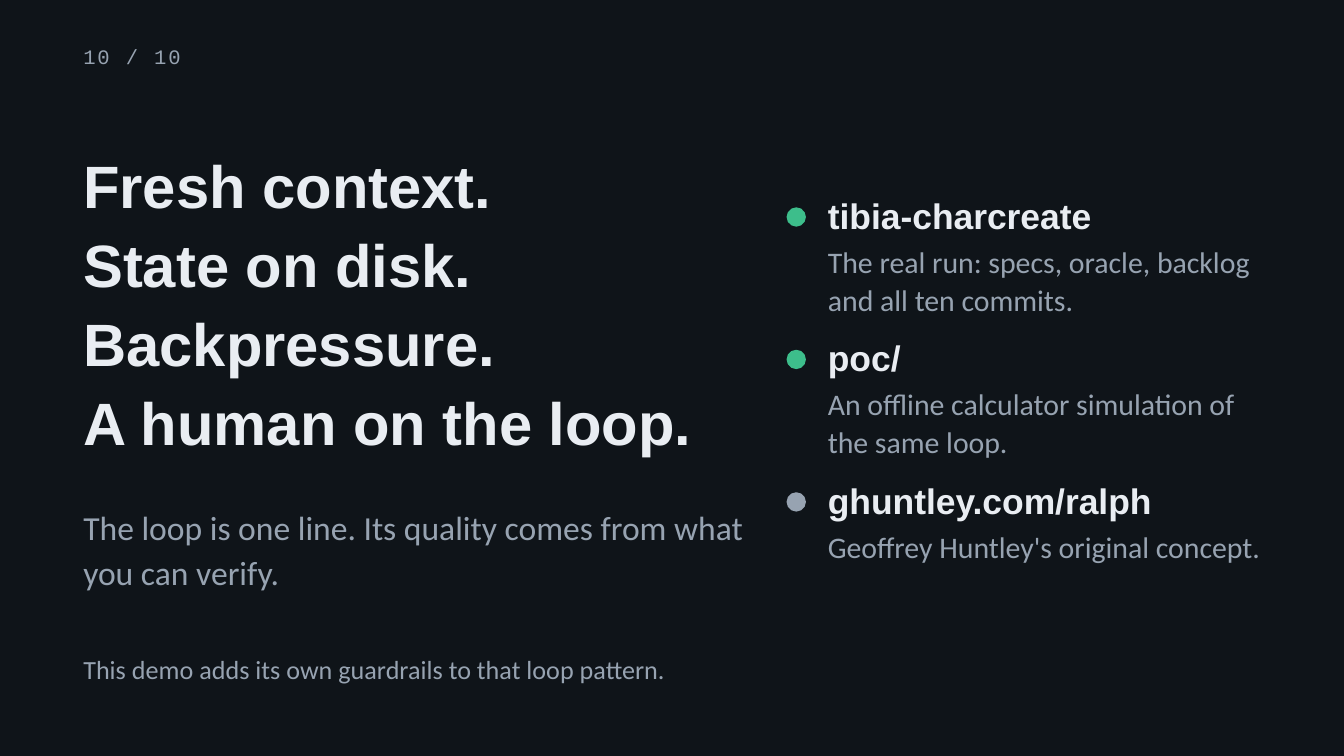
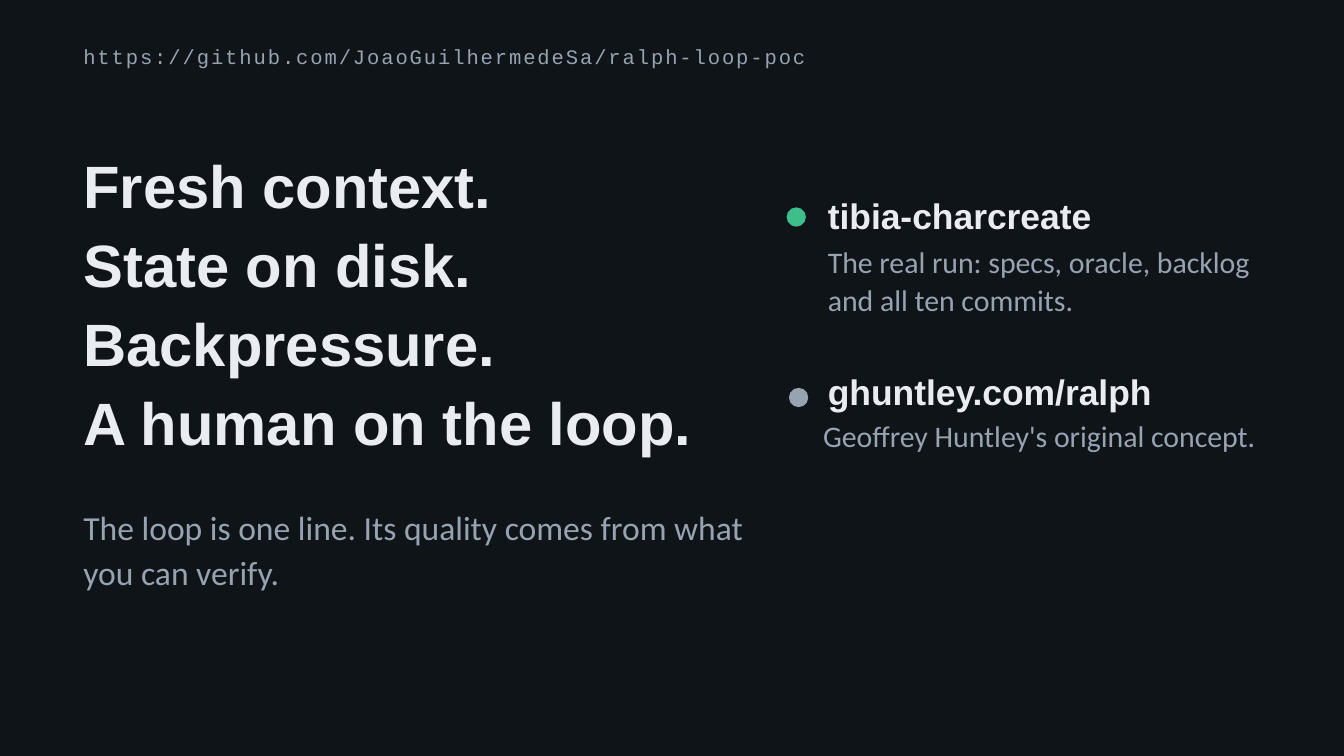
Before and after one commit to JoaoGuilhermedeSa/ralph-loop-poc, a slide deck: slide 10 of deck.pptx. Drawn at 1344x756 pixels with LibreOffice and Linux fonts; fonts in the diff are those of the drawing. Boxes give left, top, right and bottom in pixels: in the first picture for what was removed or moved away, otherwise in the second. Text is boxed around its words. In the diff, an @@ line names an element or a change of style, - is before the commit and + after.

```diff
--- a/deck.pptx
+++ b/deck.pptx
@@ text removed at <box>83,50,181,64</box> @@
-10 / 10
@@ text added at <box>83,49,805,68</box>, 11 pt, text #97A3B1 @@
+https://github.com/JoaoGuilhermedeSa/ralph-loop-poc
@@ ellipse removed at <box>788,351,805,368</box> @@
@@ text removed at <box>828,345,901,379</box> @@
-poc/
@@ ellipse: place and size @@
-ellipse at <box>788,493,805,511</box>
+ellipse at <box>790,388,808,406</box>
@@ text "ghuntley.com/ralph": place and size @@
-text "ghuntley.com/ralph" at <box>828,488,1152,521</box>
+text "ghuntley.com/ralph" at <box>828,379,1152,413</box>
@@ text "Geoffrey Huntley's original concept.": place and size @@
-text "Geoffrey Huntley's original concept." at <box>828,537,1260,563</box>
+text "Geoffrey Huntley's original concept." at <box>823,426,1255,452</box>
@@ text removed at <box>828,394,1234,458</box> @@
-An offline calculator simulation of the same loop.
@@ text removed at <box>83,661,665,684</box> @@
-This demo adds its own guardrails to that loop pattern.
```
Also in this commit, not shown: 9 other slides changed.
